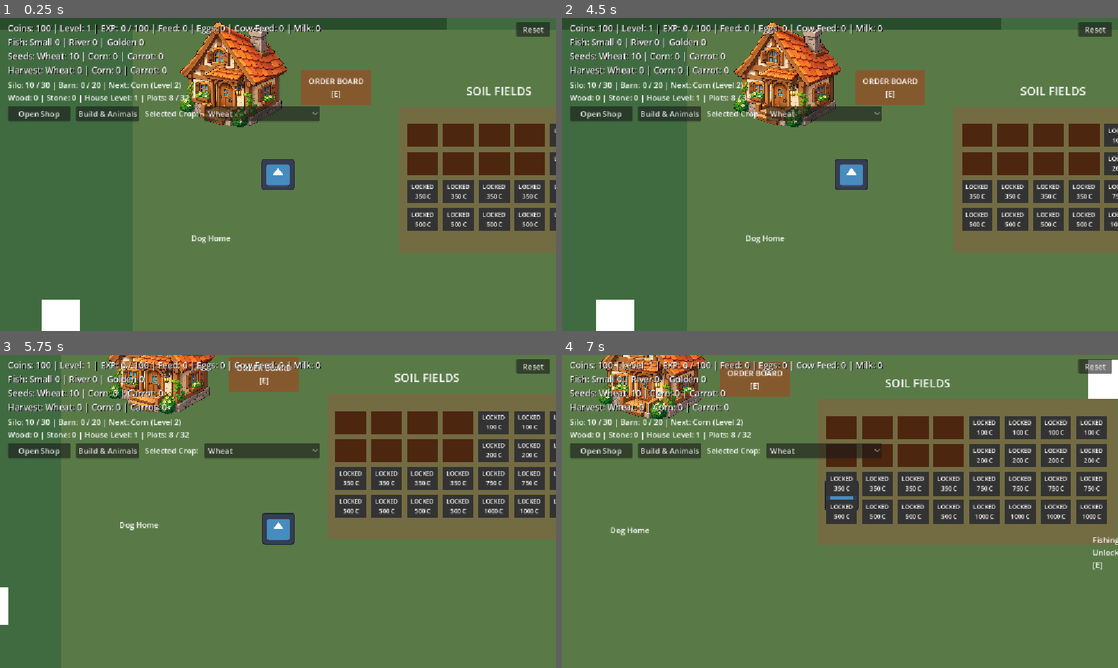
Above: before the commit, frames 1-4 (two rows, left to right).
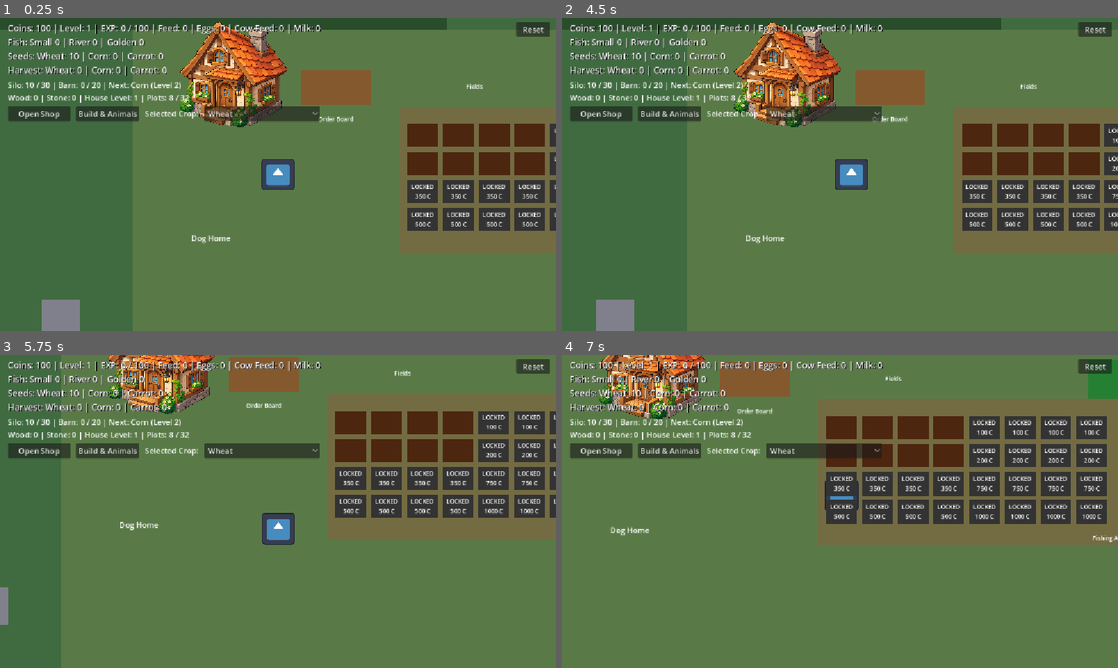
Above: after the commit, the same moments.

Repository: Vanthang19130201/game-nong
Game: Godot game, scene res://main.tscn
The game is run twice, just before and just after one commit, with the same random seed, the same clock (stepped at 60 frames per second) and the same inputs. The engine's default icon, where the game draws it, is replaced by a stand-in: a white triangle on a blue panel in a dark square.
Inputs (mouse positions are in pixels of both pictures, inside the frame that each line leads up to):
- Up to frame 1 (0.25 s): no input
- Up to frame 2 (4.5 s): click "Open Shop" at 0.5 s; click "Build & Animals" at 1.25 s; click "Wheat" at 2 s; click "Reset" at 2.75 s; click "Cancel" at 3.5 s; tap Enter at 4.25 s; move the mouse to (962, 158) at 4.27 s; hold D (move_right) from 4.28 s (still down); hold E (interact) from 4.28 s (still down); click (962, 158) at 4.42 s
- Up to frame 3 (5.75 s): move the mouse to (166, 527) at 5.02 s; release D (move_right) at 5.03 s; release E (interact) at 5.03 s; hold S (move_down) from 5.03 s (still down); tap E (interact) at 5.1 s
- Up to frame 4 (7 s): move the mouse to (895, 442) at 5.77 s; release S (move_down) at 5.78 s; hold D (move_right) 5.78-6.53 s; hold E (interact) 5.78-6.53 s; move the mouse to (812, 574) at 6.52 s; hold W (move_up) from 6.53 s (still down); tap E (interact) at 6.6 s; click (812, 574) at 6.67 s

The runs differ from the first frame. In frame 1, 1.1% of the frame differs, in the area x 7-96%, y 19-100%; in frame 2, 1.1%; in frame 3, 0.6%; in frame 4, 1.2%, in the area x 29-100%, y 1-69%.
Error before the commit: Parse Error: Identifier "wood" not declared in the current scope. (res://resource_visual.gd:32)

Commit message:
Polish world interaction prompts

Diff:
--- a/chicken_coop.tscn
+++ b/chicken_coop.tscn
@@ -25,6 +25,7 @@
 color = Color(0.65, 0.4, 0.2, 1)
 
 [node name="StatusLabel" type="Label" parent="."]
+theme_override_font_sizes/font_size = 12
 offset_left = -70.0
 offset_top = -36.0
 offset_right = 70.0
--- a/cow_shed.tscn
+++ b/cow_shed.tscn
@@ -30,11 +30,11 @@
 color = Color(0.7, 0.75, 0.85, 1)
 
 [node name="StatusLabel" type="Label" parent="."]
+theme_override_font_sizes/font_size = 12
 offset_left = -88.0
 offset_top = -52.0
 offset_right = 88.0
 offset_bottom = 52.0
-theme_override_font_sizes/font_size = 17
 horizontal_alignment = 1
 vertical_alignment = 1
 mouse_filter = 2
--- a/dog.tscn
+++ b/dog.tscn
@@ -25,6 +25,7 @@
 mouse_filter = 2
 
 [node name="Visual" type="Label" parent="."]
+theme_override_font_sizes/font_size = 12
 offset_left = -26.0
 offset_top = -14.0
 offset_right = 26.0
--- a/dog_house.tscn
+++ b/dog_house.tscn
@@ -13,6 +13,7 @@
 color = Color(0.55, 0.32, 0.18, 1)
 
 [node name="Label" type="Label" parent="."]
+theme_override_font_sizes/font_size = 12
 offset_left = -50.0
 offset_top = -32.0
 offset_right = 50.0
--- a/feed_mill.tscn
+++ b/feed_mill.tscn
@@ -22,6 +22,7 @@
 color = Color(0.35, 0.45, 0.65, 1)
 
 [node name="StatusLabel" type="Label" parent="."]
+theme_override_font_sizes/font_size = 12
 offset_left = -70.0
 offset_top = -36.0
 offset_right = 70.0
--- a/fish_market.tscn
+++ b/fish_market.tscn
@@ -29,14 +29,15 @@
 mouse_filter = 2
 
 [node name="Label" type="Label" parent="."]
+theme_override_font_sizes/font_size = 12
 offset_left = -110.0
-offset_top = -35.0
+offset_top = 48.0
 offset_right = 110.0
-offset_bottom = 40.0
+offset_bottom = 84.0
 horizontal_alignment = 1
 vertical_alignment = 1
 mouse_filter = 2
-text = "FISH MARKET\n[E] Sell Fish"
+text = "Fish Market"
 
 [node name="CollisionShape2D" type="CollisionShape2D" parent="."]
 shape = SubResource("MarketArea")
--- a/fishing_bridge.gd
+++ b/fishing_bridge.gd
@@ -16,7 +16,6 @@
 func _update_unlock() -> void:
 	var unlocked: bool = Inventory.is_zone_unlocked("fishing")
 	blocker.set_deferred("disabled", unlocked)
-	sign.text = "Fishing Area - Unlocked" if unlocked else "Fishing Area\nUnlocks at Level 10\n[E]"
 	$Gate.visible = not unlocked
 	if not unlocked:
 		var player = get_tree().get_first_node_in_group("farm_player")
--- a/fishing_bridge.tscn
+++ b/fishing_bridge.tscn
@@ -1,4 +1,6 @@
 [gd_scene format=3]
+
+[ext_resource type="Script" path="res://world_prompt.gd" id="95_prompt"]
 
 [ext_resource type="Script" path="res://artwork_sprite.gd" id="90_art"]
 
@@ -36,12 +38,17 @@
 color = Color(0.65, 0.18, 0.14, 1)
 
 [node name="Sign" type="Label" parent="."]
+script = ExtResource("95_prompt")
+area_path = NodePath("../InteractionArea")
+base_text = "Fishing Area"
+zone_id = "fishing"
+theme_override_font_sizes/font_size = 12
 offset_left = -250.0
 offset_top = -110.0
 offset_right = -70.0
 offset_bottom = -20.0
 mouse_filter = 2
-text = "Fishing Area\nUnlocks at Level 10"
+text = "Fishing Area"
 
 [node name="InteractionArea" type="Area2D" parent="."]
 position = Vector2(-120, 0)
--- a/fishing_spot.gd
+++ b/fishing_spot.gd
@@ -71,7 +71,7 @@
 			return
 	_advance_state()
 	if state == State.IDLE:
-		label.text = "FISHING SPOT\n[E] / Fish" if Inventory.is_zone_unlocked("fishing") else "FISHING SPOT\nLevel 10"
+		label.text = "Fishing Spot\n[E] Fish" if can_interact() else "Fishing Spot"
 	elif state == State.BITE_WINDOW:
 		label.text = "!!! FISH BITE !!!\nPRESS E / REEL!"
 	else:
--- a/fishing_spot.tscn
+++ b/fishing_spot.tscn
@@ -17,14 +17,15 @@
 color = Color(0.15, 0.55, 0.75, 1)
 
 [node name="Label" type="Label" parent="."]
+theme_override_font_sizes/font_size = 12
 offset_left = -95.0
-offset_top = -45.0
+offset_top = 48.0
 offset_right = 95.0
-offset_bottom = 45.0
+offset_bottom = 84.0
 horizontal_alignment = 1
 vertical_alignment = 1
 mouse_filter = 2
-text = "FISHING SPOT\n[E] / Fish"
+text = "Fishing Spot"
 
 [node name="CollisionShape2D" type="CollisionShape2D" parent="."]
 shape = SubResource("SpotShape")
--- a/main.tscn
+++ b/main.tscn
@@ -85,12 +85,13 @@
 color = Color(0.65, 0.42, 0.3, 1)
 
 [node name="HouseLabel" type="Label" parent="House" unique_id=1178592470]
+visible = false
 offset_left = -100.0
-offset_top = -80.0
+offset_top = 86.0
 offset_right = 100.0
-offset_bottom = 80.0
-theme_override_font_sizes/font_size = 28
-text = "HOUSE"
+offset_bottom = 110.0
+theme_override_font_sizes/font_size = 12
+text = ""
 horizontal_alignment = 1
 vertical_alignment = 1
 
@@ -113,23 +114,23 @@
 offset_top = 410.0
 offset_right = 1190.0
 offset_bottom = 410.0
-theme_override_font_sizes/font_size = 24
-text = "SOIL FIELDS"
+theme_override_font_sizes/font_size = 12
+text = "Fields"
 
 [node name="NorthAreaLabel" type="Label" parent="." unique_id=985320599]
 offset_left = 1050.0
 offset_top = 180.0
 offset_right = 1050.0
 offset_bottom = 180.0
-theme_override_font_sizes/font_size = 24
-text = "FOREST - Open from Level 1"
+theme_override_font_sizes/font_size = 12
+text = "Forest"
 
 [node name="EastAreaLabel" type="Label" parent="." unique_id=1616052583]
 offset_left = 1880.0
 offset_top = 640.0
 offset_right = 1880.0
 offset_bottom = 640.0
-theme_override_font_sizes/font_size = 22
+theme_override_font_sizes/font_size = 12
 text = "Future farm area"
 
 [node name="SouthAreaLabel" type="Label" parent="." unique_id=589365046]
@@ -137,7 +138,7 @@
 offset_top = 1340.0
 offset_right = 1050.0
 offset_bottom = 1340.0
-theme_override_font_sizes/font_size = 24
+theme_override_font_sizes/font_size = 12
 text = "SOUTH - Future expansion"
 
 [node name="FeedMill" parent="." unique_id=1869300804 instance=ExtResource("6_mill")]
@@ -542,7 +543,7 @@
 [node name="GrassAreaLabel" type="Label" parent="." unique_id=163501990]
 offset_left = 250.0
 offset_top = 1180.0
-theme_override_font_sizes/font_size = 22
+theme_override_font_sizes/font_size = 12
 text = "OPEN GRASSLAND
 Future structures"
 
@@ -574,8 +575,8 @@
 [node name="FishingAreaLabel" type="Label" parent="." unique_id=1836452223]
 offset_left = 2020.0
 offset_top = 650.0
-theme_override_font_sizes/font_size = 24
-text = "FISHING AREA"
+theme_override_font_sizes/font_size = 12
+text = "Fishing Area"
 
 [node name="RiverWalls" type="StaticBody2D" parent="." unique_id=1800122780]
 
--- a/order_board.tscn
+++ b/order_board.tscn
@@ -1,4 +1,6 @@
 [gd_scene format=3]
+
+[ext_resource type="Script" path="res://world_prompt.gd" id="95_prompt"]
 
 [ext_resource type="Script" path="res://artwork_sprite.gd" id="90_art"]
 
@@ -19,14 +21,18 @@
 color = Color(0.52, 0.35, 0.18, 1)
 
 [node name="Label" type="Label" parent="."]
+script = ExtResource("95_prompt")
+area_path = NodePath("..")
+base_text = "Order Board"
+theme_override_font_sizes/font_size = 12
 offset_left = -72.0
-offset_top = -36.0
+offset_top = 48.0
 offset_right = 72.0
-offset_bottom = 36.0
+offset_bottom = 84.0
 horizontal_alignment = 1
 vertical_alignment = 1
 mouse_filter = 2
-text = "ORDER BOARD\n[E]"
+text = "Order Board"
 
 [node name="CollisionShape2D" type="CollisionShape2D" parent="."]
 shape = SubResource("BoardShape")
--- a/resource_node.tscn
+++ b/resource_node.tscn
@@ -20,10 +20,11 @@
 mouse_filter = 2
 
 [node name="Label" type="Label" parent="."]
+theme_override_font_sizes/font_size = 12
 offset_left = -65.0
-offset_top = -40.0
+offset_top = 48.0
 offset_right = 65.0
-offset_bottom = 40.0
+offset_bottom = 84.0
 horizontal_alignment = 1
 vertical_alignment = 1
 mouse_filter = 2
--- a/resource_visual.gd
+++ b/resource_visual.gd
@@ -28,6 +28,7 @@
 
 func _refresh_label() -> void:
 	var state: String = resource_node.state
+	var wood: bool = resource_node.resource_type == "wood"
 	if state == "GATHERING":
 		resource_node.label.text = "Chopping..." if wood else "Mining..."
 	elif state == "DEPLETED":
--- /dev/null
+++ b/world_prompt.gd
@@ -0,0 +1,18 @@
+extends Label
+
+@export var area_path: NodePath
+@export var base_text: String = ""
+@export var prompt_text: String = "[E]"
+@export var zone_id: String = ""
+
+func _process(_delta: float) -> void:
+	var area: Area2D = get_node(area_path)
+	var near: bool = false
+	if area.monitoring:
+		for body in area.get_overlapping_bodies():
+			if body.is_in_group("farm_player"):
+				near = true
+	var prompt: String = prompt_text
+	if zone_id != "" and not Inventory.is_zone_unlocked(zone_id):
+		prompt = "[E] Unlocks at Level 10"
+	text = base_text + ("\n" + prompt if near else "")
Not shown, added: world_prompt.gd.uid
